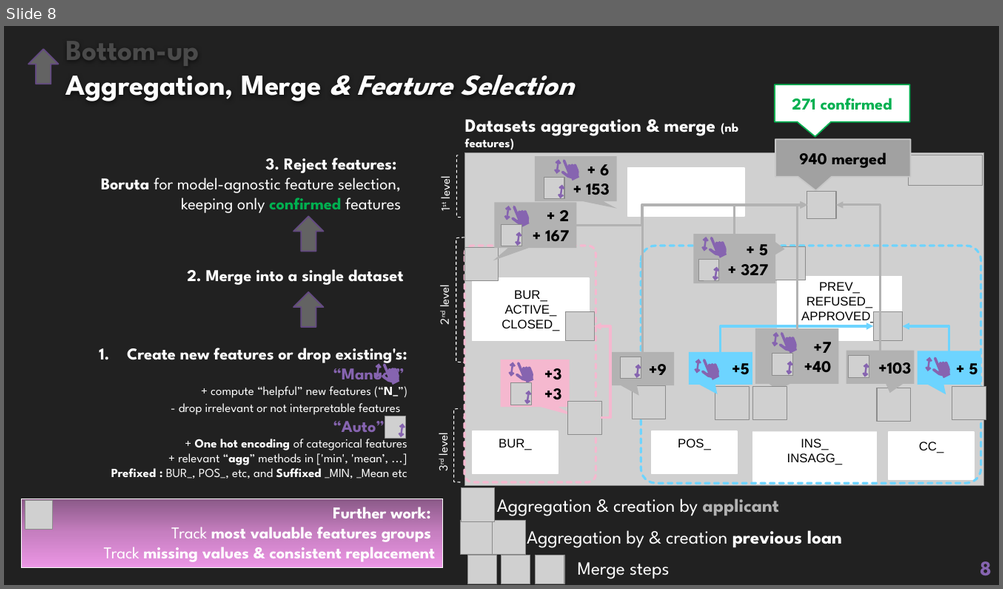
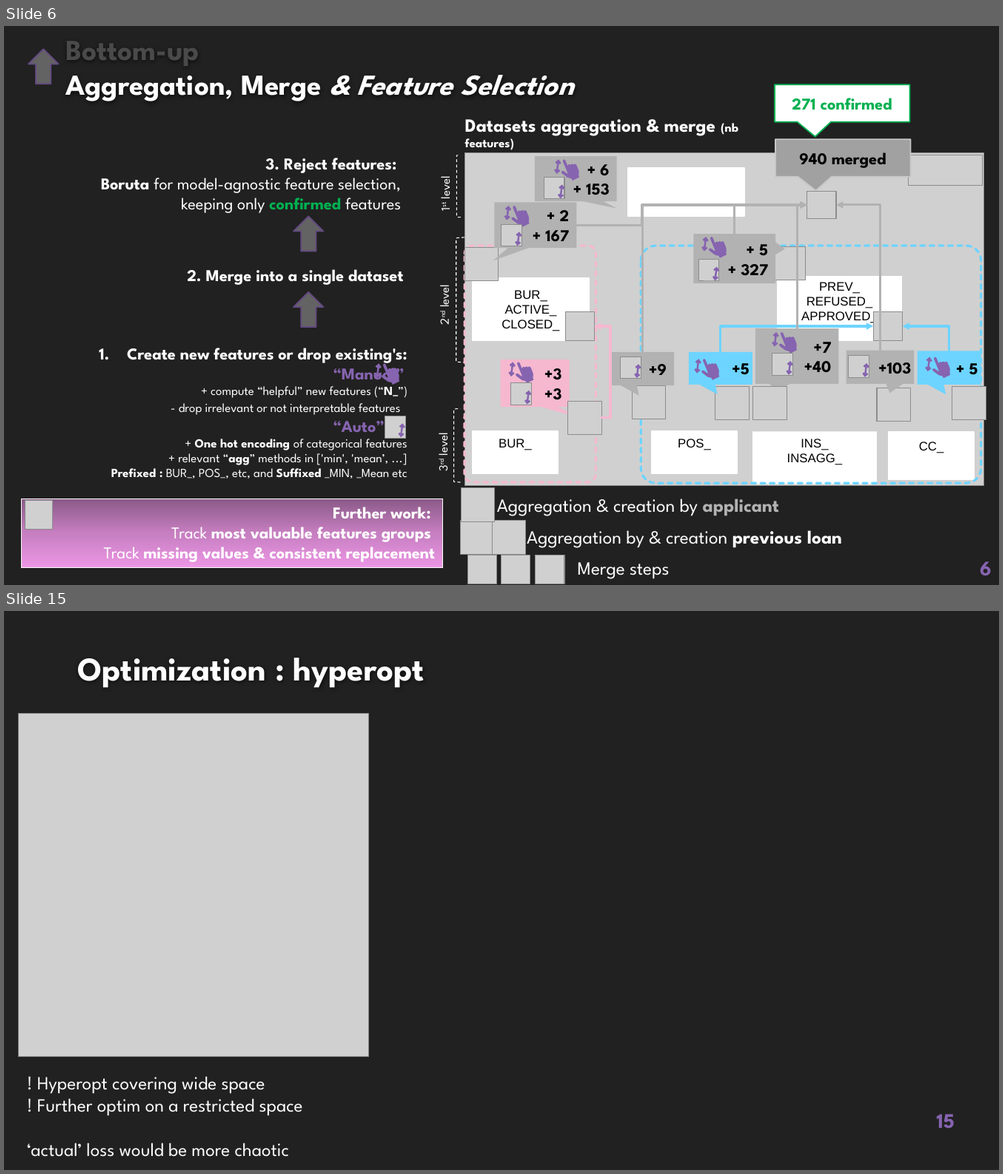
Before and after one commit to EtienneLardeur/P7_Scoring, a slide deck: P7_Support.pptx. Shown one above the other, each under a label of ours: slide 8 before the commit, slides 6 and 15 after it; the slides between them are not shown. The pictures are 1003x589 and 1003x1174 pixels, drawn with LibreOffice and Linux fonts; fonts in the diff are those of the drawing; grey boxes stand for pictures; background and template pictures are left out. Boxes give left, top, right and bottom in pixels: in the first picture for what was removed or moved away, otherwise in the second. Text is boxed around its words. In the diff, an @@ line names an element or a change of style, - is before the commit and + after.

```diff
--- a/P7_Support.pptx
+++ b/P7_Support.pptx
@@ slide 15 added at (4,611,999,1170), background #212121 @@
@@ title added at (77,658,424,688), 32 pt, text #FEFEFE, bold @@
+Optimization : hyperopt
@@ picture added at (18,714,369,1057) @@
@@ text added at (27,1076,303,1157), 18 pt, text #FFFFFF @@
+! Hyperopt covering wide space
+! Further optim on a restricted space
+‘actual’ loss would be more chaotic
@@ page number added at (936,1114,954,1128), 20 pt, text #8664B0, bold @@
+15
@@ what was slide 8 is now slide 6 @@
@@ page number at (979,562,991,577): text changed @@
-8
+6
```
Also in this commit, not shown: 13 slides changed, 8 other slides added, 12 slides removed.
